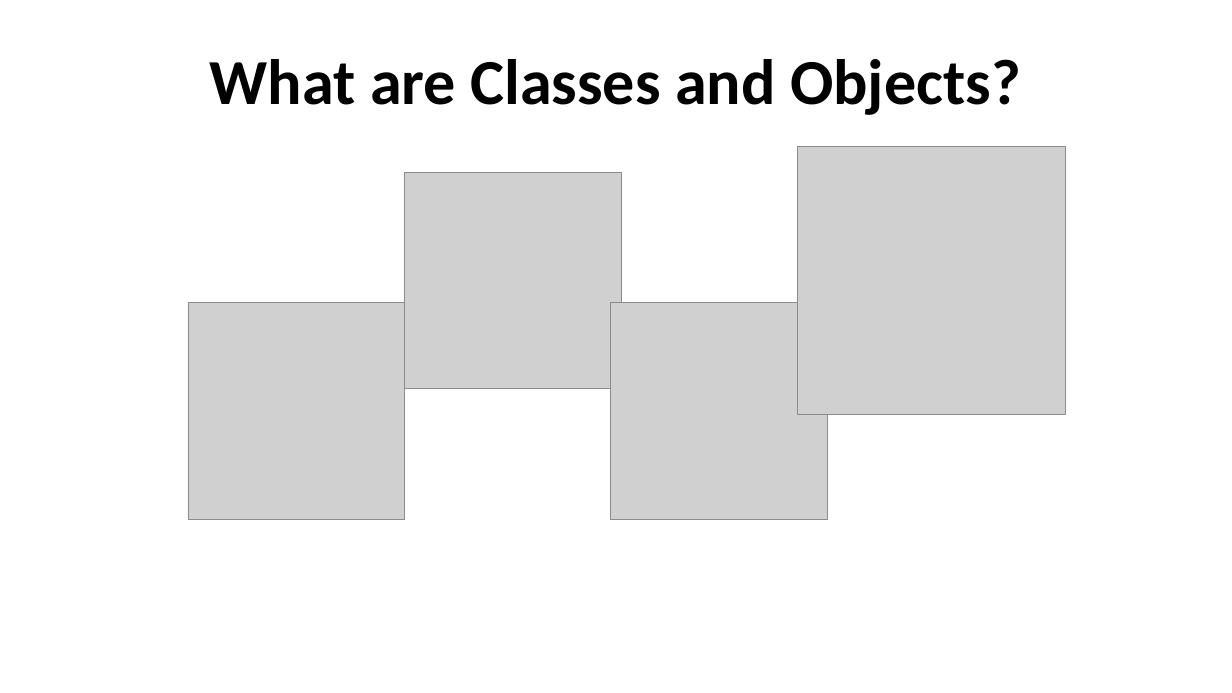
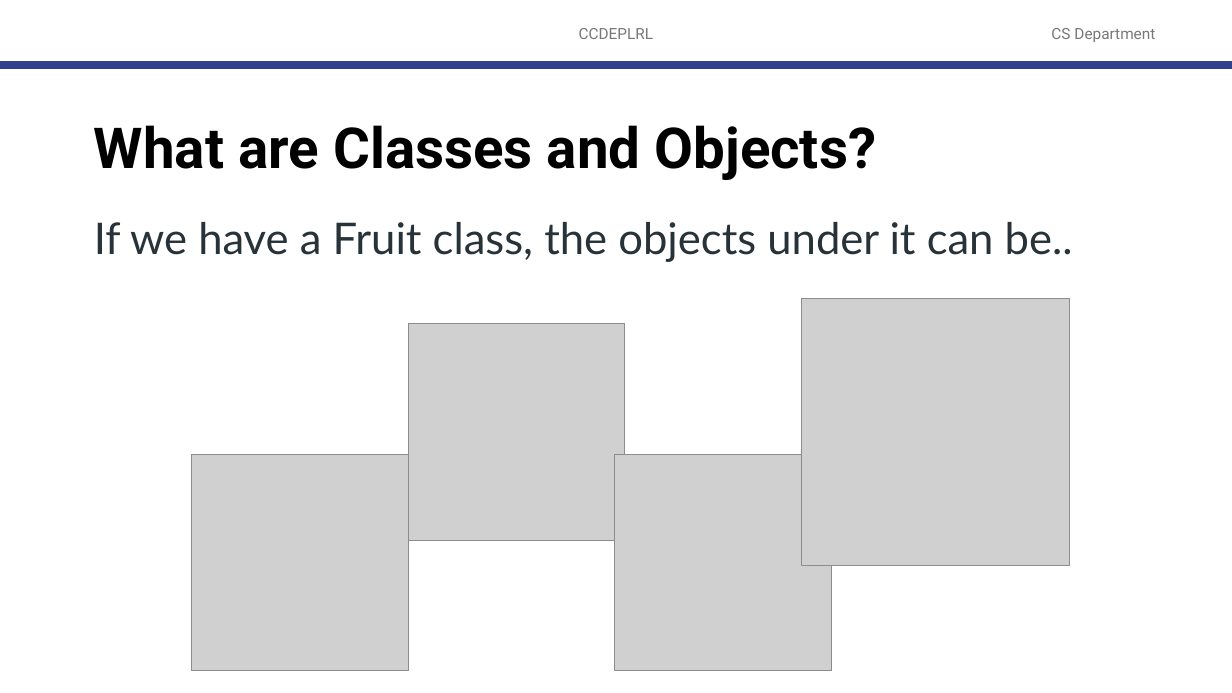
Before and after one commit to robitussin/CCOBJPGL, a slide deck: slide 4 of 1 - Fundamentals of Object Oriented Programming/classes_and_objects/Classes and Objects.pptx (slide 3 before the commit). Drawn at 1232x693 pixels with LibreOffice and Linux fonts; fonts in the diff are those of the drawing; grey boxes stand for pictures; background and template pictures are left out. Boxes give left, top, right and bottom in pixels: in the first picture for what was removed or moved away, otherwise in the second. Text is boxed around its words. In the diff, an @@ line names an element or a change of style, - is before the commit and + after.

```diff
--- a/1 - Fundamentals of Object Oriented Programming/classes_and_objects/Classes and Objects.pptx
+++ b/1 - Fundamentals of Object Oriented Programming/classes_and_objects/Classes and Objects.pptx
@@ text added at bbox=[579, 28, 654, 39], 12 pt, text #797979 @@
+CCDEPLRL
@@ text added at bbox=[1051, 28, 1155, 42], 12 pt, text #797979 @@
+CS Department
@@ line added from (0, 65) to (1232, 65), #32418C 6 pt @@
@@ title "What are Classes and Objects?": place and size @@
-title "What are Classes and Objects?" at bbox=[210, 59, 1021, 115]
+title "What are Classes and Objects?" at bbox=[94, 125, 876, 180]
@@ title "What are Classes and Objects?" at bbox=[94, 125, 876, 180]: size 50 to 44 pt, font Calibri to Roboto; alignment centre to left; vertical alignment bottom to middle @@
@@ text added at bbox=[94, 222, 1073, 262], 34 pt, text #273239 @@
+If we have a Fruit class, the objects under it can be..
@@ 4 pictures: place and size @@
-4 pictures at bbox=[188, 147, 1067, 519]
+4 pictures at bbox=[192, 299, 1070, 671]
```
Also in this commit, not shown: 5 other slides changed, 1 slide added, 2 other files.
